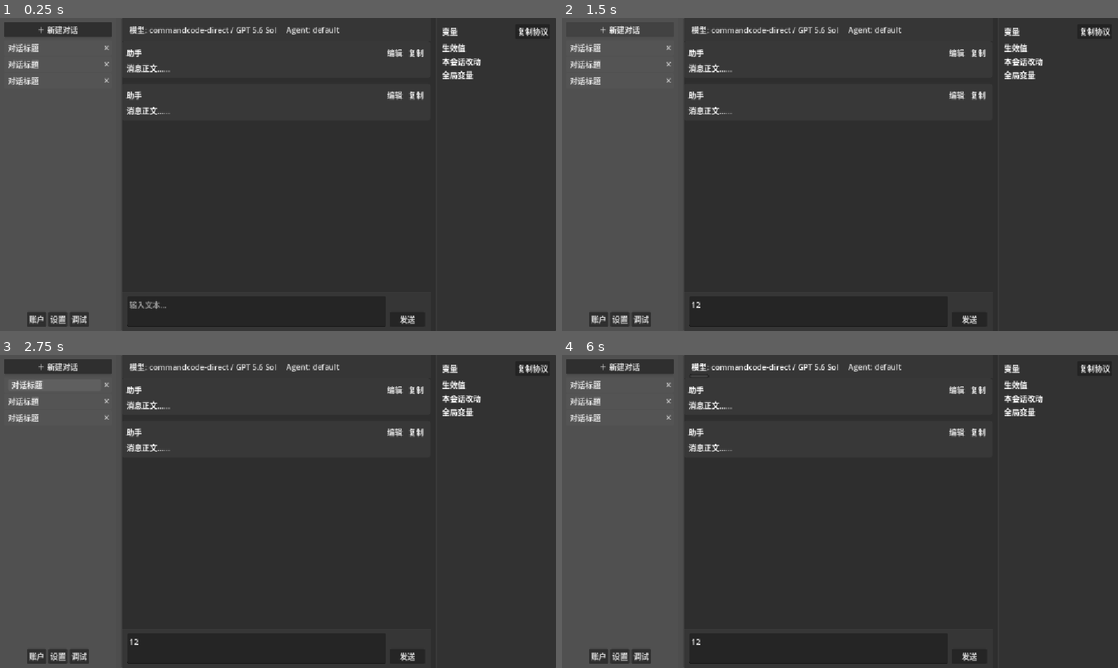
Above: before the commit, frames 1-4 (two rows, left to right).
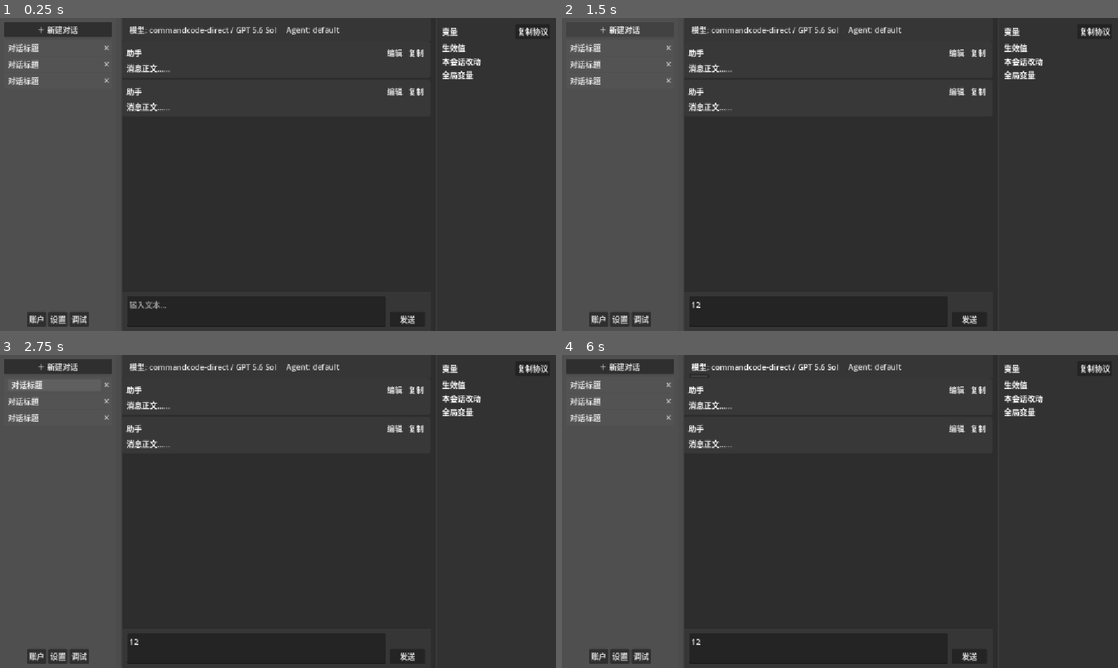
Above: after the commit, the same moments.

Repository: zincles/microchat
Game: Godot game, scene res://main.tscn
Same seed, same stepped clock (60 frames per second), same inputs: the game is played once before the commit and once after it.
Inputs (mouse positions are in pixels of both pictures, inside the frame that each line leads up to):
- Up to frame 1 (0.25 s): no input
- Up to frame 2 (1.5 s): click (817, 312) at 0.52 s; type "12" at 0.6 s; click "＋ 新建对话" at 1.25 s
- Up to frame 3 (2.75 s): click "对话标题" at 2 s
- Up to frame 4 (6 s): click "✕" at 2.75 s; click "账户" at 3.5 s; click "设置" at 4.25 s; click "调试" at 5 s; click "模型: commandcode-direct / GPT …" at 5.75 s

The runs differ from the first frame. In frame 1, 0.4% of the frame differs, in the area x 22-77%, y 22-31%; in frame 2, 0.4%; in frame 3, 0.4%; in frame 4, 0.4%.

Commit message:
配置一律严格 JSON；config/ 整块不再进版本库
两件事：

① **不再用 JSONC**。配置文件由程序整体重写（改一个 provider 就重写整份），注释留不住——
   留个"写了也会丢"的口子没意义。现在一律**严格 JSON**：注释与尾逗号当场报错，
   解释性内容搬进 AGENTS.md（新增「配置文件长什么样」一节，三种文件的示例都在那儿）。
   - `jsonc_parser` 依赖去掉，改用 `serde_json::from_str`（`load_jsonc` → `load_json`）；
   - 文件名：`config/{config,providers,agents}.jsonc` → `.json`；
     界面偏好 `~/.config/microchat/frontend.jsonc` → `frontend.json`（已就地改名）；
   - `Paths::*_jsonc()` → `*_json()`；
   - 测试里那些"注释也要能解析"的 fixture 换成纯 JSON，并加反向用例
     `config_rejects_comments_and_trailing_commas`。

② **`config/` 整块不再跟踪**。里面是你个人的东西（端口口令、provider 连接信息、
   agent 预设、secrets.json），而之前 `agents.jsonc` / `providers.jsonc` 是跟仓库走的
   ——你的 provider 与 agent 会被一起提交上去。默认值全在代码里（各结构的 Default），
   文件不存在也能跑，所以不需要拿"模板"占这个位置。`.gitignore` 改成 `/config/`。

实测：重启后沿用同一份数据（2 个 provider、82 个模型、3 个 agent 都在），
只是文件名从 .jsonc 换成了 .json。测试 107 项全绿。

Diff:
--- a/frontend/main.tscn
+++ b/frontend/main.tscn
@@ -145,7 +145,7 @@
 [node name="消息列表" type="VBoxContainer" parent="框架/页面/聊天/聊天布局/消息滚动" unique_id=2128220348]
 layout_mode = 2
 size_flags_horizontal = 3
-theme_override_constants/separation = 12
+theme_override_constants/separation = 4
 
 [node name="消息项1" parent="框架/页面/聊天/聊天布局/消息滚动/消息列表" unique_id=1622856673 instance=ExtResource("2_msg")]
 layout_mode = 2
--- a/frontend/project.godot
+++ b/frontend/project.godot
@@ -12,16 +12,18 @@
 
 config/name="Microchat Frontend"
 run/main_scene="res://main.tscn"
+config/quit_on_go_back=false
 config/features=PackedStringArray("4.8", "GL Compatibility")
+run/low_processor_mode=true
 config/icon="res://assets/icon.svg"
-; 安卓返回键交给我们自己处理（多级面板要能一层层退回），引擎不再"按一次就退"。
-; 桌面/Web 的关窗（右上角 ×）保持默认：直接退出——状态在后端，前端没有要抢救的东西。
-config/quit_on_go_back=false
 
 [display]
 
+window/energy_saving/keep_screen_on=false
 window/stretch/mode="canvas_items"
 window/stretch/aspect="expand"
+window/handheld/orientation=5
+window/vsync/vsync_mode=0
 
 [gui]
 
@@ -43,3 +45,4 @@
 renderer/rendering_method.mobile="gl_compatibility"
 textures/vram_compression/import_etc2_astc=true
 lights_and_shadows/multi_bounce_occlusion/enabled=true
+viewport/hdr_2d=true
Not shown, changed: frontend/export_presets.cfg
Not shown, changed: .gitignore
Not shown, changed: AGENTS.md
Not shown, changed: Cargo.lock
Not shown, changed: Cargo.toml
Not shown, removed: config/agents.jsonc
Not shown, removed: config/providers.jsonc
Not shown, changed: src/bin/server.rs
Not shown, changed: src/chat.rs
Not shown, changed: src/client.rs
Not shown, changed: src/config.rs
Not shown, changed: src/frontend_settings.rs
(and 5 more such lines)
